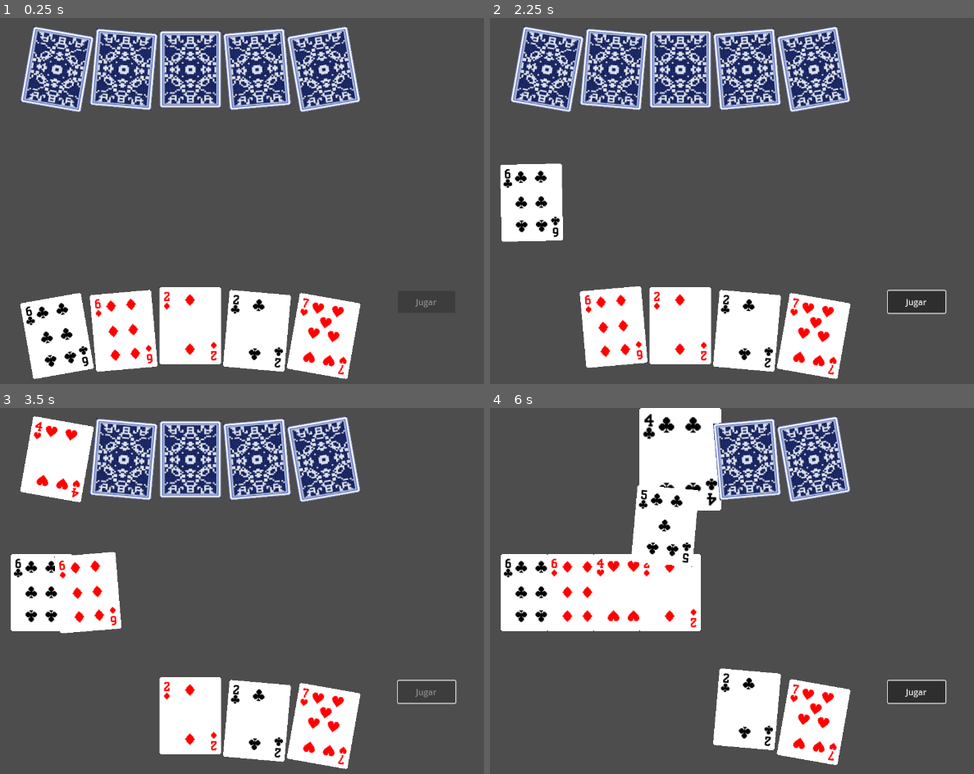
Above: before the commit, frames 1-4 (two rows, left to right).
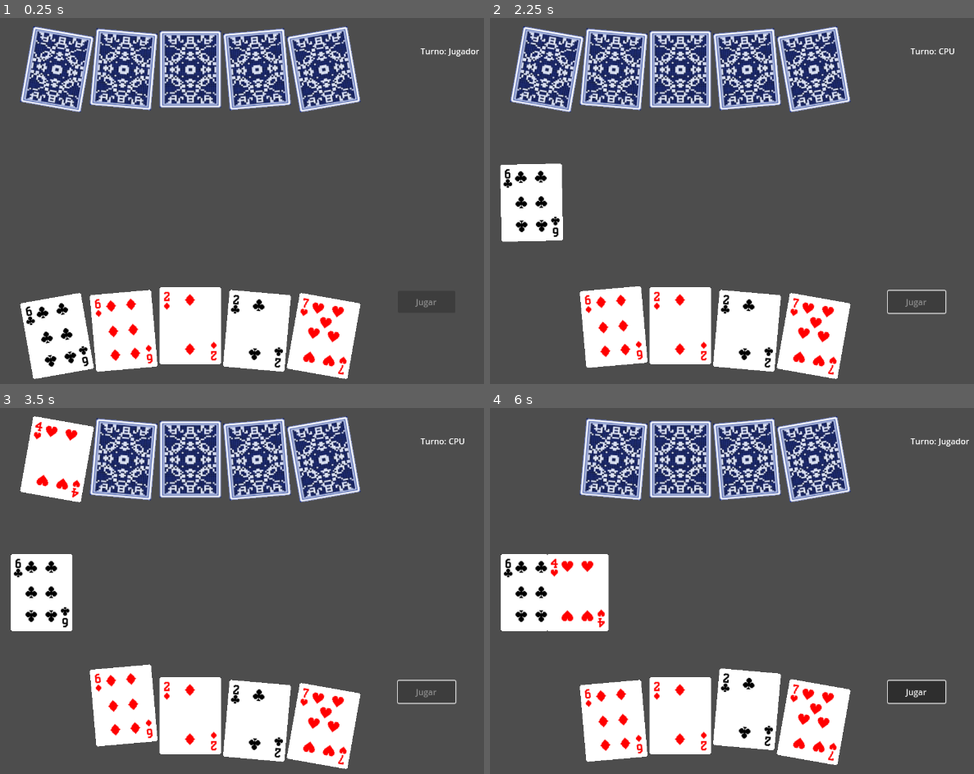
Above: after the commit, the same moments.

Repository: rominaisa1981/cuarenta
Game: Godot game, scene res://scenes/Main.tscn
Same seed, same stepped clock (60 frames per second), same inputs: the game is played once before the commit and once after it.
Inputs (mouse positions are in pixels of both pictures, inside the frame that each line leads up to):
- Up to frame 1 (0.25 s): no input
- Up to frame 2 (2.25 s): tap Enter at 0.5 s; move the mouse to (548, 336) at 0.52 s; click (548, 336) at 0.67 s; click "Jugar" at 1.25 s; move the mouse to (615, 329) at 2.02 s; click (615, 329) at 2.17 s
- Up to frame 3 (3.5 s): click (425, 693) at 2.75 s, where only the run before the commit has a clickable "Jugar"
- Up to frame 4 (6 s): move the mouse to (678, 715) at 3.52 s; click (678, 715) at 3.67 s; click (915, 693) at 4.25 s, where only the run before the commit has a clickable "Jugar"; move the mouse to (746, 719) at 5.02 s; click (746, 719) at 5.17 s; move the mouse to (814, 726) at 5.77 s; click (814, 726) at 5.92 s

The runs differ from the first frame. In frame 1, 0.1% of the frame differs, in the area x 86-99%, y 8-11%; in frame 2, 0.1%; in frame 3, 4.9%; in frame 4, 18%, in the area x 12-99%, y 0-97%.

Commit message:
cambios
cambios

Diff:
--- a/project.godot
+++ b/project.godot
@@ -11,6 +11,7 @@
 [application]
 
 config/name="Cuarenta"
+config/tags=PackedStringArray("mobil")
 run/main_scene="uid://1ssd0udx1evc"
 config/features=PackedStringArray("4.4", "Forward Plus")
 config/icon="res://icon.svg"
--- a/scenes/Main.tscn
+++ b/scenes/Main.tscn
@@ -23,4 +23,14 @@
 
 [node name="ManoJugador" type="Node2D" parent="."]
 
+[node name="LabelTurno" type="Label" parent="."]
+anchors_preset = 1
+anchor_left = 1.0
+anchor_right = 1.0
+offset_left = 1089.0
+offset_top = 53.0
+offset_right = 1249.0
+offset_bottom = 101.0
+grow_horizontal = 0
+
 [connection signal="pressed" from="Jugar Carta" to="." method="_on_button_pressed"]
--- a/scripts/Card.gd
+++ b/scripts/Card.gd
@@ -5,10 +5,13 @@
 var ya_jugada = false
 var seleccionada = false
 signal carta_seleccionada(carta)
+var es_mesa = false
+var main = null  # Referencia a Main
 
 func configurar_carta(nuevo_numero, nuevo_palo):
 	numero = nuevo_numero
 	palo = nuevo_palo
+
 	actualizar_sprite()
 
 func mostrar_dorso():
@@ -42,15 +45,17 @@
 	else:
 		print("No se encontró la imagen de la carta: ", ruta)
 
-func _input_event(viewport, event, shape_idx):
-	if (event is InputEventMouseButton or event is InputEventScreenTouch) and event.pressed:
-		print("Tocaste la carta: ", numero, " de ", palo)
-		# Aquí podrías llamar a una función para "jugar" esta carta
-		toggle_seleccion()
 
 func toggle_seleccion():
 	emit_signal("carta_seleccionada", self)
 
+func toggle_seleccion_mesa():
+	if self in main.seleccion_mesa:
+		main.seleccion_mesa.erase(self)
+		position.y += 20  # Baja visualmente (desmarca)
+	else:
+		main.seleccion_mesa.append(self)
+		position.y -= 20  # Sube visualmente (marca)
 
 func jugar_carta():
 	print("Carta jugada: ", numero, palo)
@@ -73,5 +78,10 @@
 
 func _on_area_2d_input_event(viewport: Node, event: InputEvent, shape_idx: int) -> void:
 	if (event is InputEventMouseButton or event is InputEventScreenTouch) and event.pressed and not ya_jugada:
-		toggle_seleccion()
+
 		#jugar_carta()
+		print(get_parent().name)
+		if es_mesa:  # Solo si está en la mesa
+			toggle_seleccion_mesa()
+		else :
+			toggle_seleccion()
--- a/scripts/Main.gd
+++ b/scripts/Main.gd
@@ -12,13 +12,23 @@
 
 var carta_seleccionada = null
 
+enum Turno { JUGADOR, CPU }
+var turno_actual = Turno.JUGADOR
+
+var seleccion_mesa: Array = []
+
+
 func _ready():
 	add_child(deck)
 	repartir_cartas_jugador(5)
 	repartir_mano_cpu(5)
 
 func _process(delta):
-	$"Jugar Carta".disabled = carta_seleccionada == null
+	$"Jugar Carta".disabled = carta_seleccionada == null or turno_actual != Turno.JUGADOR
+	if turno_actual == Turno.JUGADOR:
+		$LabelTurno.text = "Turno: Jugador"
+	else:
+		$LabelTurno.text = "Turno: CPU"
 
 func repartir_mano_cpu(cantidad: int):
 	var escala = 1.5
@@ -37,6 +47,7 @@
 		var carta_info = deck.mazo.pop_back()
 		var carta = card_scene.instantiate()
 		carta.configurar_carta(carta_info["numero"], carta_info["palo"])
+		carta.main = self
 		carta.mostrar_dorso()
 		carta.scale = Vector2(escala, escala)
 
@@ -66,6 +77,9 @@
 	var destino = mesa.global_position + Vector2(index * offset_x, 0)
 
 	mesa_cartas.append(carta)
+	carta.es_mesa = true
+	carta.main = self
+	mesa.add_child(carta)
 
 	carta.z_index = mesa_cartas.size()
 
@@ -107,6 +121,8 @@
 	# ✅ Enviar la carta a la mesa
 	colocar_en_mesa(carta)
 
+	# Fin del turno CPU → vuelve al jugador
+	turno_actual = Turno.JUGADOR
 
 func repartir_cartas_jugador(cantidad: int):
 	var escala = 1.5
@@ -123,6 +139,7 @@
 		var carta = card_scene.instantiate()
 		carta.connect("carta_seleccionada", Callable(self, "_on_carta_seleccionada"))
 		carta.configurar_carta(carta_info["numero"], carta_info["palo"])
+		carta.main = self
 		carta.scale = Vector2(escala, escala)
 
 		var x = inicio_x + i * (ancho_real + separacion)+ ancho_real / 2.0
@@ -221,8 +238,39 @@
 	# Esperar que baje
 	await tween_bajar.finished
 
-	# Colocar en la mesa
-	await colocar_en_mesa(carta)
-
-	# 🚨 Después de que la carta del jugador llega a la mesa → turno CPU
+
+	# Verificar si es captura válida
+	if validar_captura(carta, seleccion_mesa):
+		# ✅ Captura válida → eliminar todas las seleccionadas + la carta jugada
+		for c in seleccion_mesa:
+			mesa_cartas.erase(c)
+			c.queue_free()
+
+		carta.queue_free()  # la carta jugada también se va porque se captura
+
+	else:
+		# ❌ No válida → colocar en la mesa
+		await colocar_en_mesa(carta)
+
+	# Limpiar selección de la mesa
+	seleccion_mesa.clear()
+
+
+	# Cambiar turno a CPU
+	turno_actual = Turno.CPU
+
+	# Llamar turno del CPU
 	turno_cpu()
+
+func validar_captura(carta_jugada, cartas_seleccionadas):
+	if cartas_seleccionadas.size() == 0:
+		return false
+
+	if cartas_seleccionadas.size() == 1:
+		return cartas_seleccionadas[0].numero == carta_jugada.numero
+
+	var suma = 0
+	for c in cartas_seleccionadas:
+		suma += c.numero
+
+	return suma == carta_jugada.numero
